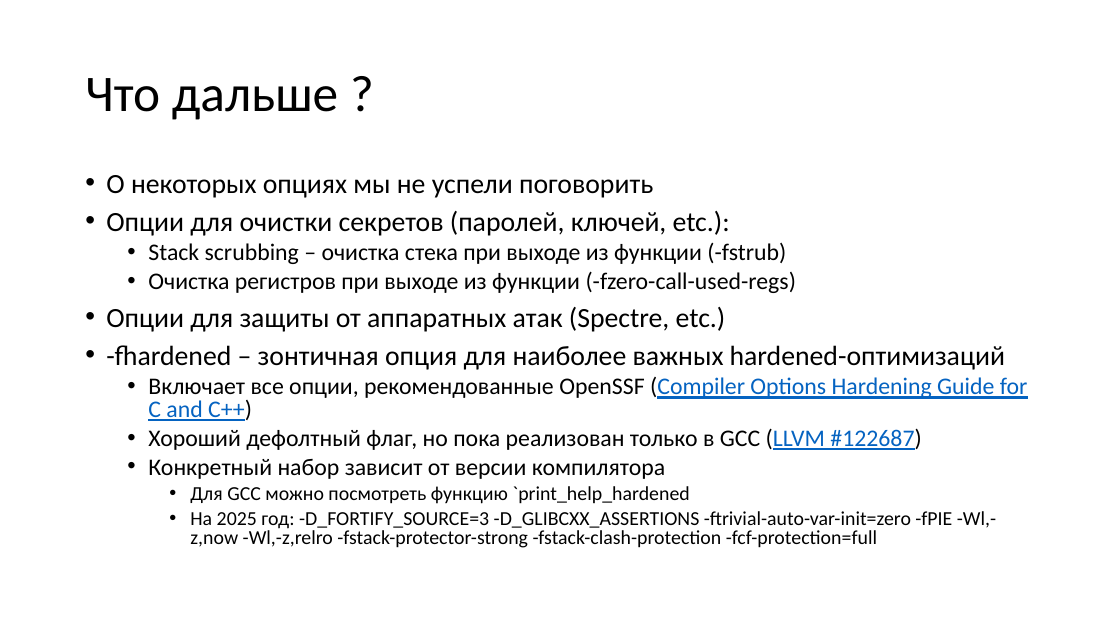
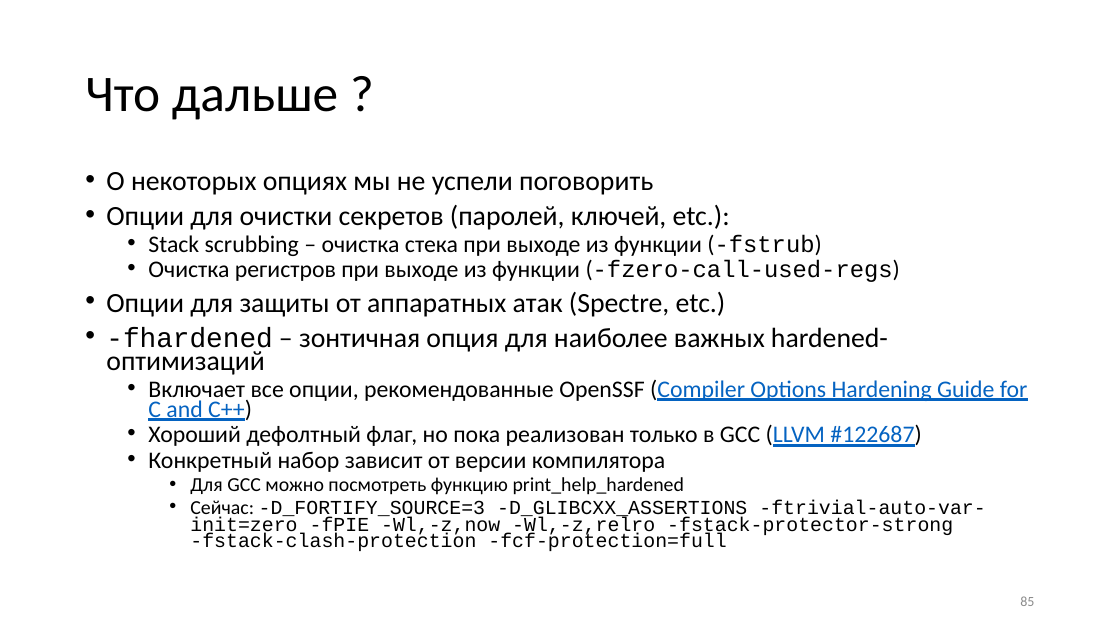
Before and after one commit to yugr/slides, a slide deck: slide 85 of CppZeroCost/2025/RU.pptx. Drawn at 1120x630 pixels with LibreOffice and Linux fonts; fonts in the diff are those of the drawing. Boxes give left, top, right and bottom in pixels: in the first picture for what was removed or moved away, otherwise in the second. Text is boxed around its words. In the diff, an @@ line names an element or a change of style, - is before the commit and + after.

```diff
--- a/CppZeroCost/2025/RU.pptx
+++ b/CppZeroCost/2025/RU.pptx
@@ text at [106, 172, 1028, 472]: font Calibri to Courier New in "(-fstrub)", "(-fzero-call-used-regs)", "-fhardened"; line spacing 0.8 to 0.7 @@
@@ text at [190, 477, 985, 551]: text changed; font Calibri to Courier New @@
-    • Для GCC можно посмотреть функцию `print_help_hardened
-    • На 2025 год: -D_FORTIFY_SOURCE=3 -D_GLIBCXX_ASSERTIONS -ftrivial-auto-var-init=zero -fPIE -Wl,-z,now -Wl,-z,relro -fstack-protector-strong -fstack-clash-protection -fcf-protection=full
+    • Для GCC можно посмотреть функцию print_help_hardened
+    • Сейчас: -D_FORTIFY_SOURCE=3 -D_GLIBCXX_ASSERTIONS -ftrivial-auto-var-init=zero -fPIE -Wl,-z,now -Wl,-z,relro -fstack-protector-strong -fstack-clash-protection -fcf-protection=full
@@ page number added at [1020, 596, 1034, 606], 12 pt, text #8C8C8C @@
+85
```
Also in this commit, not shown: 88 other slides changed, 1 slide added, 1 slide removed, 2 other files.
